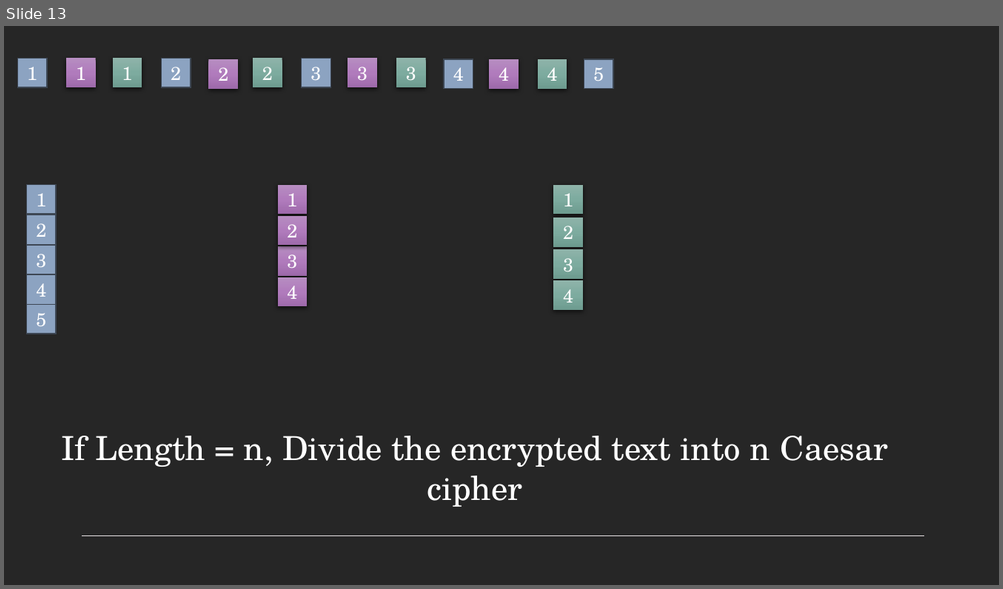
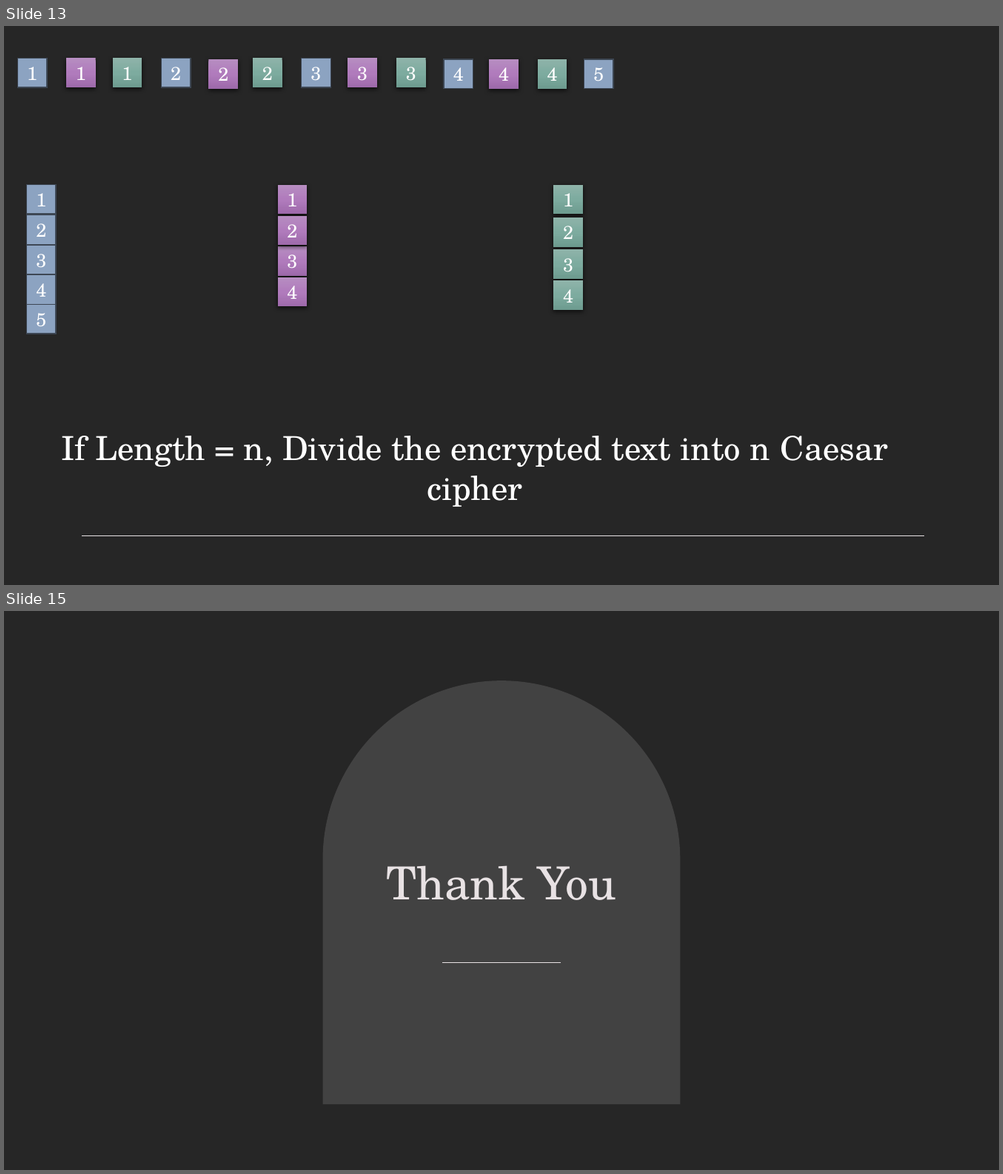
Before and after one commit to sujeetamberkar/cuda_Vignere, a slide deck: presentataion.pptx. Shown one above the other, each under a label of ours: slide 13 before the commit, slides 13 and 15 after it; the slides between them are not shown. The pictures are 1003x589 and 1003x1174 pixels, drawn with LibreOffice and Linux fonts; fonts in the diff are those of the drawing. Boxes give left, top, right and bottom in pixels: in the first picture for what was removed or moved away, otherwise in the second. Text is boxed around its words. In the diff, an @@ line names an element or a change of style, - is before the commit and + after.

Commit message:
PDF

```diff
--- a/presentataion.pptx
+++ b/presentataion.pptx
@@ slide 15 added at [4,611,999,1170], background #262626 @@
@@ freeform shape added at [323,681,680,1104], fill #E8E2E4 at 15% opacity @@
@@ title added at [387,866,616,900], 44 pt, text #E8E2E4 @@
+Thank You
@@ line added from (560, 963) to (442, 963), #E8E2E4 0.85 pt @@
```
